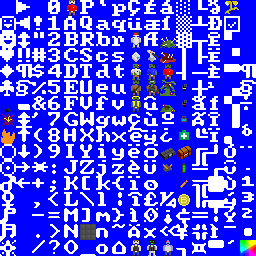
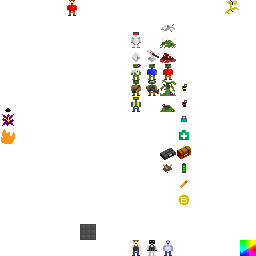
Revision of a layered 256x256 image; what changed, layer by layer:
added layer "robot body" above "Layer 0" over [161, 23, 175, 32]
painted on "Layer 0" over [162, 16, 170, 30]
hid "Layer 1" over [0, 0, 256, 256]
